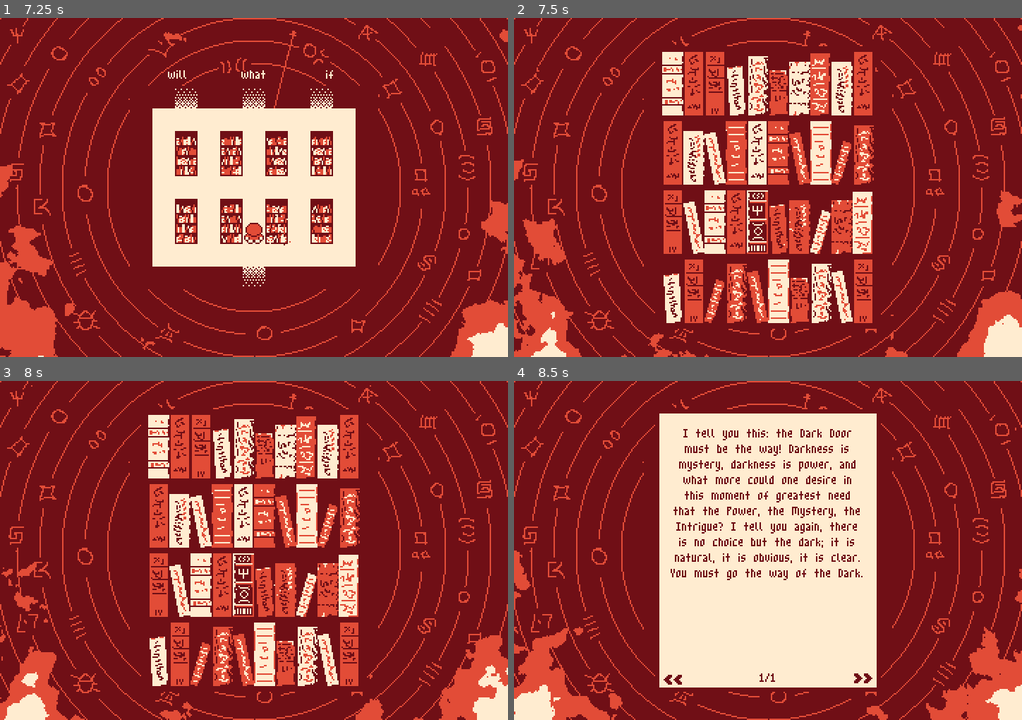
Above: before the commit, frames 1-4 (two rows, left to right).
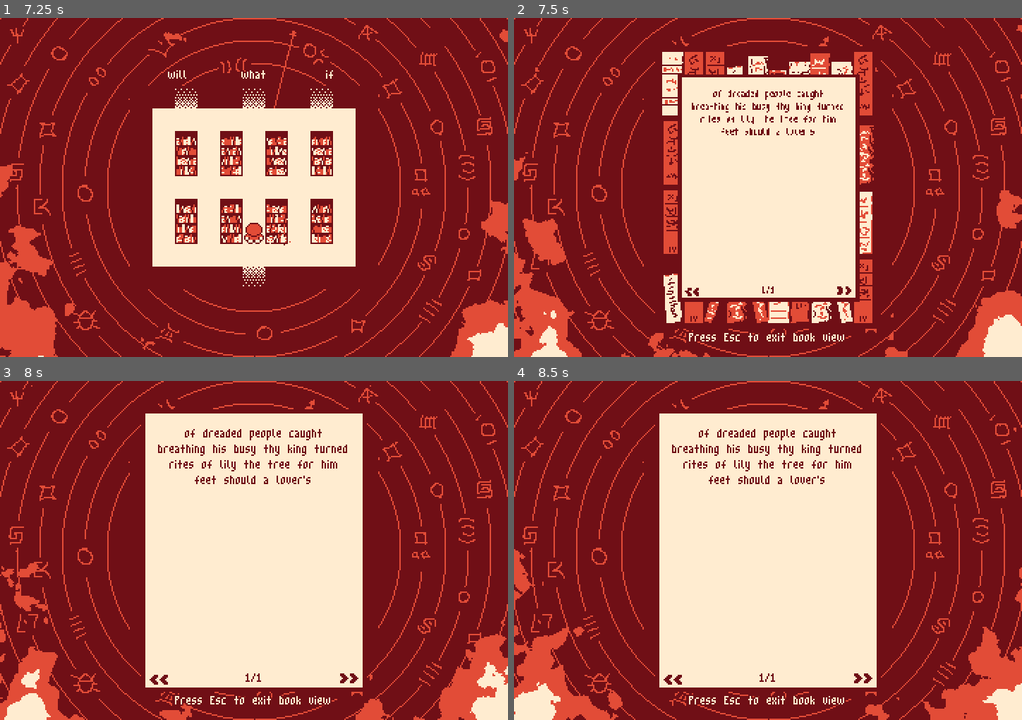
Above: after the commit, the same moments.

Repository: LawrenceHollom/godot-inferno
Game: Godot game, scene res://scenes/toplevel/babel.tscn
Two runs of this game, one before a commit and one after it. Both use one fixed random seed, a clock stepped at 60 frames per second and the inputs below. This scene is started directly instead of the project's main scene.
Inputs (mouse positions are in pixels of both pictures, inside the frame that each line leads up to):
- Up to frame 1 (7.25 s): tap Enter (enter) at 0.5, 1.35, 2.85, 4.35, 5.85 s; move the mouse to (365, 170) at 0.52 s; hold D (right) 0.53-1.28 s; hold Enter (enter) 0.53-1.28 s; click (365, 170) at 0.67 s; move the mouse to (152, 204) at 1.27 s; hold S (down) 1.28-2.03 s; click (152, 204) at 1.42 s; move the mouse to (304, 112) at 2.02 s; hold D (right) 2.03-2.78 s; hold Enter (enter) 2.03-2.78 s; click (304, 112) at 2.17 s; move the mouse to (228, 255) at 2.77 s; hold W (up) 2.78-3.53 s; click (228, 255) at 2.92 s; move the mouse to (406, 238) at 3.52 s; hold Enter (enter) 3.53-4.28 s; hold A (left) 3.53-5.03 s; click (406, 238) at 3.67 s; move the mouse to (101, 136) at 4.27 s; click (101, 136) at 4.42 s; move the mouse to (279, 187) at 5.02 s; hold S (down) 5.03-5.78 s; hold Enter (enter) 5.03-5.78 s; click (279, 187) at 5.17 s; move the mouse to (177, 102) at 5.77 s; hold D (right) 5.78-6.53 s; click (177, 102) at 5.92 s; move the mouse to (365, 170) at 6.52 s; hold W (up) from 6.53 s (still down); hold Enter (enter) from 6.53 s (still down); click (365, 170) at 6.67 s
- Up to frame 2 (7.5 s): move the mouse to (666, 204) at 7.27 s; release W (up) at 7.28 s; release Enter (enter) at 7.28 s; hold D (right) from 7.28 s (still down); tap Enter (enter) at 7.35 s; click (666, 204) at 7.42 s
- Up to frame 3 (8 s): keep holding D (right)
- Up to frame 4 (8.5 s): move the mouse to (818, 475) at 8.02 s; release D (right) at 8.03 s; hold S (down) from 8.03 s (still down); hold Enter (enter) from 8.03 s (still down); click (818, 475) at 8.17 s

Frame 1 is identical in both runs. In frame 2, 18% of the frame differs, in the area x 0-100%, y 2-100%; in frame 3, 27%, in the area x 0-100%, y 3-100%; in frame 4, 4.0%.

Commit message:
The poles

Diff:
--- a/assets/data/presentations.json
+++ b/assets/data/presentations.json
@@ -4,11 +4,13 @@
     "actions": [
       {
         "type": "text",
+        "speaker": 1,
         "position": "bottom",
         "text": "Where am I?"
       },
       {
         "type": "text",
+        "speaker": 0,
         "position": "top",
         "text": "There will be three doors."
       },
@@ -19,21 +21,25 @@
       },
       {
         "type": "text",
+        "speaker": 1,
         "position": "bottom",
         "text": "What?"
       },
       {
         "type": "text",
+        "speaker": 0,
         "position": "top",
         "text": "There will be three doors. You will choose your path"
       },
       {
         "type": "text",
+        "speaker": 1,
         "position": "bottom",
         "text": "Where am I?."
       },
       {
         "type": "text",
+        "speaker": 0,
         "position": "top",
         "text": "You are in --"
       }
@@ -49,21 +55,24 @@
       },
       {
         "type": "text",
+        "speaker": 0,
         "position": "top",
         "text": "I wrote I know I wrote / pages and pages I filled books / with overflowing ideas."
       },
       {
         "type": "text",
+        "speaker": 1,
         "position": "bottom",
         "text": "But where are they now / did they go anywhere were / they read did they mean / anything?"
       },
       {
         "type": "fade_out",
-        "image": "background.png",
+        "image": "growth.png",
         "duration": 1.0
       },
       {
         "type": "text",
+        "speaker": 0,
         "position": "middle",
         "text": "Remember: follow the sparks / Read the books / Follow the sparks"
       }
@@ -74,22 +83,24 @@
     "actions": [
       {
         "type": "fade_in",
-        "image": "babel_ash.png",
+        "image": "rembrandt.png",
         "duration": 1.0
       },
       {
         "type": "text",
+        "speaker": 0,
         "position": "top",
         "text": "Was it merely the journey / of creating these worlds / not walked by any step / but mine"
       },
       {
         "type": "text",
+        "speaker": 1,
         "position": "bottom",
         "text": "I have walked in / trails but who / will follow mine"
       },
       {
         "type": "fade_out",
-        "image": "babel_ash.png",
+        "image": "rembrandt.png",
         "duration": 1.0
       }
     ]
--- a/scenes/babel/book_overlay.gd
+++ b/scenes/babel/book_overlay.gd
@@ -14,6 +14,8 @@
 @export var click_randomiser: AudioRandomiser
 @export var open_close_sound: AudioStreamPlayer
 @export var page_sound: AudioStreamPlayer
+
+signal pass_time
 
 ## All books in shelf order, with each shelf ordered left to right.
 var books: Array[Book] = []
@@ -86,6 +88,7 @@
 ## Updates the room used for every book's deterministic text and image choices.
 ## This may be called before or after the overlay enters the scene tree.
 func configure(new_room_code: String, new_case_number: int) -> void:
+	pass_time.emit()
 	open_close_sound.play()
 	room_code = new_room_code
 	case_number = new_case_number
@@ -96,6 +99,7 @@
 		book_container.hide()
 		highlight.show()
 		call_deferred("_update_highlight")
+	GlobalState.set_help_text("Use arrows/wasd and press Enter or click to open a book. Press Esc to exit.")
 
 
 func _read_books() -> void:
@@ -119,6 +123,7 @@
 		for book_number: int in shelf_books.size():
 			var book: Book = shelf_books[book_number]
 			book.configure(room_code, shelf_number, book_number, case_number)
+			_connect_book_mouse_input(book)
 			books.append(book)
 			if GlobalState.book_controller.get_special_book(
 				room_code,
@@ -137,6 +142,58 @@
 			0,
 			shelves[selected_shelf_number].size() - 1,
 		)
+	_update_highlight()
+
+
+func _connect_book_mouse_input(book: Book) -> void:
+	book.mouse_filter = Control.MOUSE_FILTER_STOP
+	book.mouse_default_cursor_shape = Control.CURSOR_POINTING_HAND
+
+	var mouse_entered_callback := _on_book_mouse_entered.bind(book)
+	if not book.mouse_entered.is_connected(mouse_entered_callback):
+		book.mouse_entered.connect(mouse_entered_callback)
+
+	var gui_input_callback := _on_book_gui_input.bind(book)
+	if not book.gui_input.is_connected(gui_input_callback):
+		book.gui_input.connect(gui_input_callback)
+
+
+func _on_book_mouse_entered(book: Book) -> void:
+	_select_book(book)
+
+
+func _on_book_gui_input(event: InputEvent, book: Book) -> void:
+	if (
+		event is InputEventMouseButton
+		and event.button_index == MOUSE_BUTTON_LEFT
+		and event.pressed
+		and not input_locked
+		and not book_container.visible
+	):
+		_select_book(book)
+		_open_selected_book()
+		book.accept_event()
+
+
+func _select_book(book: Book) -> void:
+	if input_locked or book_container.visible:
+		return
+	if book.shelf_number < 0 or book.shelf_number >= shelves.size():
+		return
+	if book.book_number < 0 or book.book_number >= shelves[book.shelf_number].size():
+		return
+	if shelves[book.shelf_number][book.book_number] != book:
+		return
+
+	var selection_changed := (
+		selected_shelf_number != book.shelf_number
+		or selected_book_number != book.book_number
+	)
+	selected_shelf_number = book.shelf_number
+	selected_book_number = book.book_number
+	if selection_changed:
+		click_randomiser.play_random_stream()
+	_update_highlight()
 
 
 func _find_books(parent: Node, result: Array[Book]) -> void:
@@ -206,8 +263,10 @@
 	book_container.show()
 	book_pages = _paginate_text(full_text)
 	current_page = 0
+	pass_time.emit()
 	_show_current_page()
 	_animate_in(book_container)
+	GlobalState.set_help_text("Press Esc to exit book view")
 
 
 func _close_book() -> void:
--- a/scenes/presentation/presentation_controller.gd
+++ b/scenes/presentation/presentation_controller.gd
@@ -24,9 +24,9 @@
 @export_range(1.0, 120.0, 1.0) var characters_per_second: float = 30.0
 ## Extra delay after commas, sentence endings, colons, semicolons, and dashes.
 @export_range(0.0, 1.0, 0.01) var punctuation_pause: float = 0.15
-## Short speech clip played once for each typed letter or number.
-@export var talking_sound: AudioStream
-@export_range(-80.0, 24.0, 0.1) var talking_sound_volume_db: float = -10.0
+## Speech clips indexed by the speaker number used in presentation data.
+@export var speaker_sounds: Array[AudioStream] = []
+@export_range(-80.0, 24.0, 0.1) var talking_sound_volume_db: float = -3.0
 
 var _state: PlaybackState = PlaybackState.IDLE
 var _active_label: RichTextLabel
@@ -37,7 +37,6 @@
 
 func _ready() -> void:
 	_talking_sound_player = AudioStreamPlayer.new()
-	_talking_sound_player.stream = talking_sound
 	_talking_sound_player.volume_db = talking_sound_volume_db
 	if AudioServer.get_bus_index("Sfx") >= 0:
 		_talking_sound_player.bus = "Sfx"
@@ -71,9 +70,11 @@
 
 
 ## Types [param message] into [param label], then waits for the player to advance.
-## Pass a positive [param speed] to override [member characters_per_second].
-func say(label: RichTextLabel, message: String, speed: float = -1.0) -> void:
+## Pass a positive [param speed] to override [member characters_per_second]. The
+## [param speaker] selects a clip from [member speaker_sounds].
+func say(label: RichTextLabel, message: String, speed: float = -1.0, speaker: int = 0) -> void:
 	_active_label = label
+	_set_speaker_sound(speaker)
 	label.text = message
 	label.visible_characters = 0
 	label.show()
@@ -88,7 +89,7 @@
 		if _state == PlaybackState.TYPING:
 			var character: String = message[label.visible_characters]
 			label.visible_characters += 1
-			if talking_sound != null and not SILENT_CHARACTERS.contains(character):
+			if _talking_sound_player.stream != null and not SILENT_CHARACTERS.contains(character):
 				_talking_sound_player.play()
 			if PAUSING_PUNCTUATION.contains(character) and punctuation_pause > 0.0:
 				await get_tree().create_timer(punctuation_pause).timeout
@@ -99,6 +100,14 @@
 	_state = PlaybackState.IDLE
 	_active_label.text = ""
 	_active_label = null
+
+
+func _set_speaker_sound(speaker: int) -> void:
+	if speaker < 0 or speaker >= speaker_sounds.size():
+		push_warning("No talking sound configured for speaker %d." % speaker)
+		_talking_sound_player.stream = null
+		return
+	_talking_sound_player.stream = speaker_sounds[speaker]
 
 
 ## Fades [param item] in. Advancing during the fade completes it immediately.
--- a/scenes/presentation/presentation_controller.tscn
+++ b/scenes/presentation/presentation_controller.tscn
@@ -1,10 +1,13 @@
-[gd_scene format=3 uid="uid://dyo5s8modxbdi"]
+[gd_scene load_steps=5 format=3 uid="uid://dyo5s8modxbdi"]
 
 [ext_resource type="Script" uid="uid://foyuv6mbnf14" path="res://scenes/presentation/presentation_controller.gd" id="1_controller"]
 [ext_resource type="PackedScene" uid="uid://b1d81iwgmgv68" path="res://scenes/audio/click_randomiser.tscn" id="2_0emae"]
+[ext_resource type="AudioStream" uid="uid://gl66wv264m3b" path="res://assets/audio/talk1.wav" id="3_talk1"]
+[ext_resource type="AudioStream" uid="uid://npt8xr6p1yth" path="res://assets/audio/talk2.wav" id="4_talk2"]
 
 [node name="PresentationController" type="Node" unique_id=374862856 node_paths=PackedStringArray("click_randomiser")]
 script = ExtResource("1_controller")
 click_randomiser = NodePath("ClickRandomiser")
+speaker_sounds = Array[AudioStream]([ExtResource("3_talk1"), ExtResource("4_talk2")])
 
 [node name="ClickRandomiser" parent="." unique_id=1579339688 instance=ExtResource("2_0emae")]
--- a/scenes/toplevel/babel.gd
+++ b/scenes/toplevel/babel.gd
@@ -73,12 +73,7 @@
 
 
 func _on_player_moved_to(pos: Vector2i) -> void:
-	time_left -= 1
-	arrow.rotation = -2.0 * PI * (time_left as float) / 100.0
-	timer_label.text = str(time_left)
-	var intensity: float = 1.0 - (time_left as float / GlobalState.BABEL_LIFETIME as float)
-	fire.set_intensity(intensity)
-
+	pass_time()
 	if pos == door_pos[0]:
 		move_room(1)
 	elif pos == door_pos[1]:
@@ -90,6 +85,14 @@
 			move_room(0)
 		else:
 			GlobalState.set_help_text("You cannot walk out into the blaze")
+
+
+func pass_time() -> void:
+	time_left -= 1
+	arrow.rotation = -2.0 * PI * (time_left as float) / 100.0
+	timer_label.text = str(time_left)
+	var intensity: float = 1.0 - (time_left as float / GlobalState.BABEL_LIFETIME as float)
+	fire.set_intensity(intensity)
 
 	if time_left == 0:
 		player.is_running = false
@@ -159,6 +162,10 @@
 	print("Interacts with case number", case_num)
 
 
+func _on_book_overlay_pass_time() -> void:
+	pass_time()
+
+
 func _on_fade_out() -> void:
 	player.is_running = false
 	GlobalState.on_fade_out_finished()
--- a/scenes/toplevel/babel.tscn
+++ b/scenes/toplevel/babel.tscn
@@ -197,8 +197,9 @@
 color = Color(1, 0.9254902, 0.8156863, 1)
 
 [node name="Fire" parent="." unique_id=480503765 instance=ExtResource("8_01qhj")]
-material = SubResource("ShaderMaterial_tfqr2")
-layout_mode = 1
+material = SubResource("ShaderMaterial_dg2av")
+layout_mode = 1
+mouse_filter = 2
 
 [node name="HelpLabel" parent="." unique_id=1837068365 instance=ExtResource("11_tfqr2")]
 layout_mode = 1
@@ -216,3 +217,4 @@
 
 [connection signal="interacted_with" from="Player" to="." method="_on_player_interacted_with"]
 [connection signal="moved_to" from="Player" to="." method="_on_player_moved_to"]
+[connection signal="pass_time" from="BookOverlay" to="." method="_on_book_overlay_pass_time"]
--- a/scenes/toplevel/conclusion.gd
+++ b/scenes/toplevel/conclusion.gd
@@ -6,6 +6,7 @@
 @export var back_door_pos: Vector2i
 
 @export var overlay: ColorRect
+@export var fire: Fire
 
 # Called when the node enters the scene tree for the first time.
 func _ready() -> void:
@@ -35,9 +36,15 @@
 		2:
 			GlobalState.current_palette = PaletteData.Palette.GREEN
 	overlay.visible = true
-	overlay.color = PaletteData.get_medium(GlobalState.current_palette)
+	overlay.color = PaletteData.get_dark(GlobalState.current_palette)
 	player.is_running = false
-	await get_tree().create_timer(0.3).timeout
+	fire.modulate = Color(0, 0, 0, 0)
+	fire.visible = true
+	var tween := create_tween()
+	GlobalState.audio_controller.play_transition()
+	tween.tween_property(fire, "modulate", Color(1, 1, 1, 1), 0.3)
+	tween.tween_method(fire.set_intensity, 0.0, 3.0, 3.0)
+
 
 	# No messing around, just straight to fade_out
 	GlobalState.on_fade_out_finished()
--- a/scenes/toplevel/conclusion.tscn
+++ b/scenes/toplevel/conclusion.tscn
@@ -7,6 +7,8 @@
 [ext_resource type="Texture2D" uid="uid://d1yali3ilih14" path="res://assets/backgrounds/conc.png" id="2_bwxtf"]
 [ext_resource type="PackedScene" uid="uid://bg55h5hk06yg8" path="res://scenes/game/player.tscn" id="3_4i8ur"]
 [ext_resource type="PackedScene" uid="uid://cswairgqalnri" path="res://scenes/ui/help_label.tscn" id="7_d363p"]
+[ext_resource type="PackedScene" uid="uid://bjjk1m4qwqitu" path="res://scenes/presentation/fire.tscn" id="8_k5qhi"]
+[ext_resource type="Shader" uid="uid://bkeqh4u5n1loi" path="res://scripts/fire.gdshader" id="9_pabam"]
 
 [sub_resource type="TileSetAtlasSource" id="TileSetAtlasSource_anglu"]
 texture = ExtResource("2_4i8ur")
@@ -16,7 +18,31 @@
 [sub_resource type="TileSet" id="TileSet_5fyiw"]
 sources/0 = SubResource("TileSetAtlasSource_anglu")
 
-[node name="Conclusion" type="Control" unique_id=1364852962 node_paths=PackedStringArray("player", "overlay")]
+[sub_resource type="FastNoiseLite" id="FastNoiseLite_uv28j"]
+
+[sub_resource type="NoiseTexture2D" id="NoiseTexture2D_01qhj"]
+noise = SubResource("FastNoiseLite_uv28j")
+seamless = true
+
+[sub_resource type="FastNoiseLite" id="FastNoiseLite_tfqr2"]
+resource_local_to_scene = true
+
+[sub_resource type="NoiseTexture2D" id="NoiseTexture2D_sd3s0"]
+noise = SubResource("FastNoiseLite_tfqr2")
+seamless = true
+
+[sub_resource type="ShaderMaterial" id="ShaderMaterial_4i830"]
+resource_local_to_scene = true
+shader = ExtResource("9_pabam")
+shader_parameter/screen_size = Vector2(360, 240)
+shader_parameter/light_colour = Color(1, 0.9254902, 0.8156863, 1)
+shader_parameter/mid_colour = Color(0.8862745, 0.29803923, 0.21568628, 1)
+shader_parameter/dark_colour = Color(0.8862745, 0.29803923, 0.21568628, 1)
+shader_parameter/intensity = 0.0
+shader_parameter/noise_large = SubResource("NoiseTexture2D_01qhj")
+shader_parameter/noise_small = SubResource("NoiseTexture2D_sd3s0")
+
+[node name="Conclusion" type="Control" unique_id=1364852962 node_paths=PackedStringArray("player", "overlay", "fire")]
 layout_mode = 3
 anchors_preset = 15
 anchor_right = 1.0
@@ -29,6 +55,7 @@
 door_pos = Array[Vector2i]([Vector2i(8, 5), Vector2i(11, 5), Vector2i(14, 5)])
 back_door_pos = Vector2i(11, 11)
 overlay = NodePath("Overlay")
+fire = NodePath("Fire")
 
 [node name="ColorRect" type="ColorRect" parent="." unique_id=1211107297]
 layout_mode = 1
@@ -89,4 +116,9 @@
 grow_horizontal = 2
 grow_vertical = 2
 
+[node name="Fire" parent="." unique_id=480503765 instance=ExtResource("8_k5qhi")]
+material = SubResource("ShaderMaterial_4i830")
+layout_mode = 0
+anchors_preset = 0
+
 [connection signal="moved_to" from="Player" to="." method="_on_player_moved_to"]
--- a/scenes/toplevel/main_menu.tscn
+++ b/scenes/toplevel/main_menu.tscn
@@ -5,6 +5,7 @@
 [ext_resource type="PackedScene" uid="uid://bjjk1m4qwqitu" path="res://scenes/presentation/fire.tscn" id="3_qnq0j"]
 [ext_resource type="Shader" uid="uid://bkeqh4u5n1loi" path="res://scripts/fire.gdshader" id="4_ekag3"]
 [ext_resource type="PackedScene" uid="uid://b1d81iwgmgv68" path="res://scenes/audio/click_randomiser.tscn" id="5_qnq0j"]
+[ext_resource type="AudioStream" uid="uid://bexti2bh6k6hg" path="res://assets/audio/fire.ogg" id="6_ekag3"]
 
 [sub_resource type="FastNoiseLite" id="FastNoiseLite_uv28j"]
 
@@ -70,3 +71,8 @@
 layout_mode = 1
 
 [node name="ClickRandomiser" parent="." unique_id=1579339688 instance=ExtResource("5_qnq0j")]
+
+[node name="FireSound" type="AudioStreamPlayer" parent="." unique_id=2021989567]
+stream = ExtResource("6_ekag3")
+autoplay = true
+parameters/looping = true
--- a/scenes/toplevel/narrative.gd
+++ b/scenes/toplevel/narrative.gd
@@ -51,7 +51,8 @@
                 var label: RichTextLabel = _get_text_label(str(action.get("position", "middle")))
                 if label != null:
                     var speed: float = float(action.get("speed", -1.0))
-                    await presentation_controller.say(label, str(action.get("text", "")), speed)
+                    var speaker: int = int(action.get("speaker", 0))
+                    await presentation_controller.say(label, str(action.get("text", "")), speed, speaker)
             "fade_in":
                 var image_in: TextureRect = _get_or_create_image(str(action.get("image", "")))
                 if image_in != null:
--- a/scenes/toplevel/transition.gd
+++ b/scenes/toplevel/transition.gd
@@ -34,13 +34,17 @@
 func _play_intro_transition(tween: Tween):
 	tween.tween_interval(ANIMATION_DELAY)
 	_open_eye(tween)
+	_set_text_size(tween, 2)
 	_full_text_inferno(tween)
 	_set_palette(tween, GlobalState.next_palette)
 	_flash_image(tween, death[0])
+	_set_text_size(tween, 4)
 	_full_text_inferno(tween)
 	_flash_image(tween, death[1])
+	_set_text_size(tween, 6)
 	_full_text_inferno(tween)
 	_flash_image(tween, death[2])
+	_set_text_size(tween, 8)
 	_full_text_inferno(tween)
 
 
@@ -48,14 +52,19 @@
 func _play_long_transition(tween: Tween):
 	GlobalState.audio_controller.play_transition()
 	tween.tween_interval(ANIMATION_DELAY)
+	_set_text_size(tween, 7)
 	_stepped_inferno(tween)
 	_open_eye(tween)
+	_set_text_size(tween, 3)
 	_full_text_inferno(tween)
 	_set_palette(tween, GlobalState.next_palette)
+	_set_text_size(tween, 5)
 	_full_text_inferno(tween)
 	_flash_image(tween, tree)
+	_set_text_size(tween, 7)
 	_full_text_inferno(tween)
 	_flash_image(tween, flower)
+	_set_text_size(tween, 9)
 	_full_text_inferno(tween)
 	_flash_image(tween, babel)
 	tween.tween_interval(ANIMATION_DELAY)
@@ -86,6 +95,9 @@
 	_flash_image(tween, flower)
 	_full_text_inferno(tween)
 
+
+func _set_text_size(tween: Tween, mult: int) -> void:
+	tween.tween_callback(label.add_theme_font_size_override.bind("font_size", 16 * mult))
 
 
 func _stepped_inferno(tween: Tween) -> void:
Not shown, added: assets/audio/fire.ogg.import
Not shown, added: assets/audio/talk1.wav.import
Not shown, added: assets/audio/talk2.wav.import
Binary file removed: assets/backgrounds/babel_ash.png
Binary file added: assets/backgrounds/rembrandt.png
Not shown, changed: assets/backgrounds/rembrandt.png.import
Not shown, changed: export_presets.cfg
Not shown: 1 places in scenes/toplevel/babel.tscn that only renumber resources
Not shown, added: assets/audio/fire.ogg
Not shown, added: assets/audio/talk1.wav
Not shown, added: assets/audio/talk2.wav
